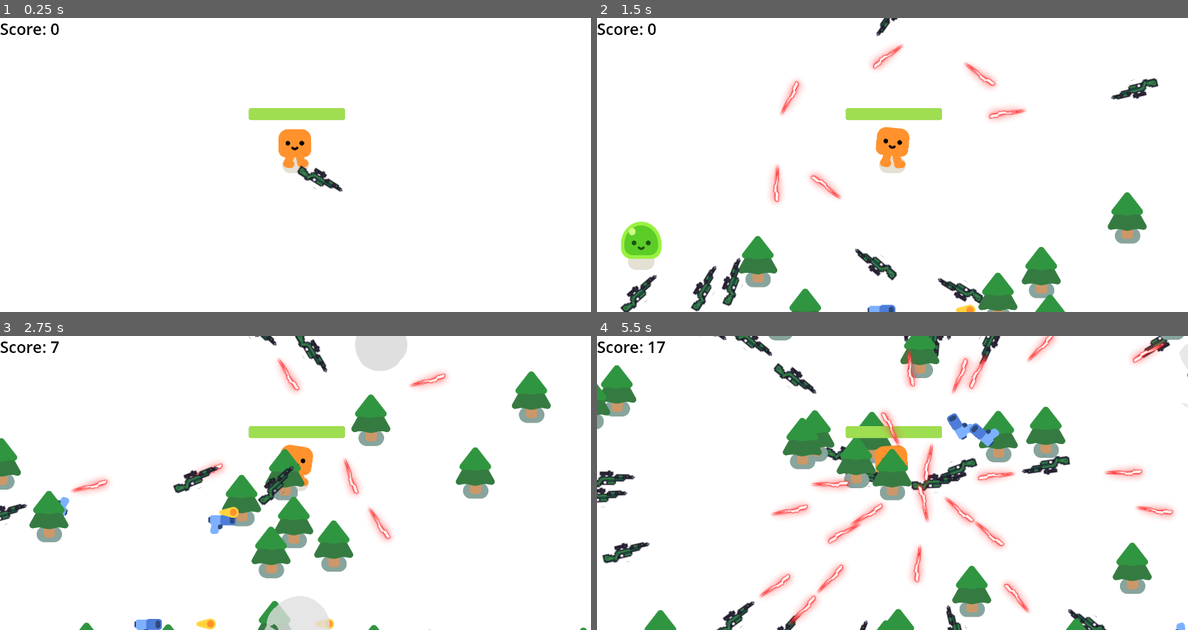
Above: before the commit, frames 1-4 (two rows, left to right).
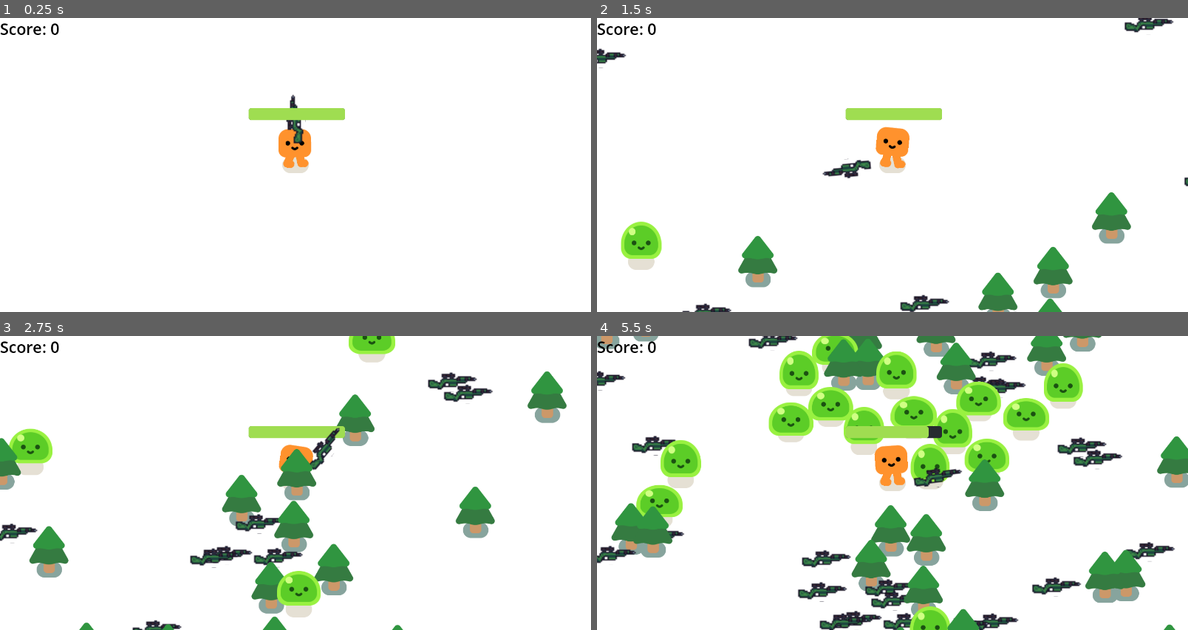
Above: after the commit, the same moments.

Repository: arad991/topdown_shooter_2d
Game: Godot game, scene res://survivors_game.tscn
The game is run twice, just before and just after one commit, with the same random seed, the same clock (stepped at 60 frames per second) and the same inputs.
Inputs (mouse positions are in pixels of both pictures, inside the frame that each line leads up to):
- Up to frame 1 (0.25 s): no input
- Up to frame 2 (1.5 s): move the mouse to (1022, 150) at 0.52 s; hold D (move_right) 0.53-1.28 s; move the mouse to (774, 179) at 1.27 s; hold S (move_down) from 1.28 s (still down)
- Up to frame 3 (2.75 s): move the mouse to (354, 418) at 2.02 s; release S (move_down) at 2.03 s; hold D (move_right) from 2.03 s (still down)
- Up to frame 4 (5.5 s): move the mouse to (862, 541) at 2.77 s; release D (move_right) at 2.78 s; hold W (move_up) 2.78-3.53 s; move the mouse to (1069, 527) at 3.52 s; hold A (move_left) 3.53-5.03 s; move the mouse to (715, 438) at 4.27 s; move the mouse to (922, 483) at 5.02 s; hold S (move_down) from 5.03 s (still down)

The runs differ from the first frame. In frame 1, 0.5% of the frame differs, in the area x 48-58%, y 26-60%; in frame 2, 6.3%; in frame 3, 16%; in frame 4, 37%, in the area x 0-100%, y 0-100%.

Commit message:
added option to pickup weapons that are on the floor - TO DO: FIX SHOOTING BUG

Diff:
--- a/laser_gun.gd
+++ b/laser_gun.gd
@@ -1,30 +1,20 @@
-extends Area2D
+extends Node2D
 
+@export var on_floor: bool = false
+@onready var player_detector: Area2D = $PlayerDetector
+
+func _ready() -> void:
+	if not on_floor:
+		player_detector.set_collision_mask_value(8,false) # player mask
+		var mouse_pos = get_global_mouse_position()
+		# Aim the gun at the mouse position
+		look_at(mouse_pos)
 
 func _physics_process(delta: float) -> void:
-	#var enemies_in_range = get_overlapping_bodies()
-	#if enemies_in_range.size() > 0:
-		#var target_enemy = enemies_in_range[0]
-		#look_at(target_enemy.global_position)
-		# Get the mouse position in world coordinates
-	var mouse_pos = get_global_mouse_position()
-
-	# Aim the gun at the mouse position
-	look_at(mouse_pos)
-	#var enemies_in_range = get_overlapping_bodies()
-	#if enemies_in_range.size() > 0:
-		#var closest_enemy_distance = INF
-		#var closest_enemy = null
-		#
-		#for enemy in enemies_in_range:
-			#var distance_to_enemy = enemy.global_position.distance_to(global_position)
-			#if distance_to_enemy < closest_enemy_distance:
-				#closest_enemy_distance = distance_to_enemy
-				#closest_enemy = enemy
-				#
-		#if closest_enemy:
-			#look_at(closest_enemy.global_position)
-
+	if not on_floor:
+		var mouse_pos = get_global_mouse_position()
+		# Aim the gun at the mouse position
+		look_at(mouse_pos)
 
 
 func shoot():
@@ -34,8 +24,21 @@
 	new_bullet.global_position = %LaserShootingPoint.global_position
 	new_bullet.global_rotation = %LaserShootingPoint.global_rotation
 
+
 func _on_timer_timeout() -> void:
+	print("I SHOOT!")
 	shoot()
+
 
 func is_weapon() -> bool:
 	return true
+
+
+func _on_player_detector_body_entered(body: Node2D) -> void:
+	if body != null:
+		player_detector.set_collision_mask_value(8,false) # player mask
+		if body.has_method("pickup_and_change_weapon"):
+			body.pickup_and_change_weapon(self)
+			position = Vector2.ZERO
+		else:
+			print("THIS IS NOT THE PLAYER BODY THAT HAS BEEN RECOGNIZED !!!!")
--- a/laser_gun.tscn
+++ b/laser_gun.tscn
@@ -1,10 +1,7 @@
-[gd_scene load_steps=6 format=3 uid="uid://dtg6c05bdvx2v"]
+[gd_scene load_steps=7 format=3 uid="uid://dtg6c05bdvx2v"]
 
 [ext_resource type="Script" path="res://laser_gun.gd" id="1_x2iob"]
 [ext_resource type="Texture2D" uid="uid://chiu11br7pb0b" path="res://laser_gun/laser_gun.png" id="2_n0ylh"]
-
-[sub_resource type="CircleShape2D" id="CircleShape2D_hrcce"]
-radius = 389.021
 
 [sub_resource type="AtlasTexture" id="AtlasTexture_02311"]
 atlas = ExtResource("2_n0ylh")
@@ -21,15 +18,20 @@
 "speed": 0.0
 }]
 
-[node name="LaserGun" type="Area2D"]
-position = Vector2(-35, -24)
-collision_layer = 8
-collision_mask = 2
-input_pickable = false
+[sub_resource type="CircleShape2D" id="CircleShape2D_hrcce"]
+radius = 389.021
+
+[sub_resource type="CapsuleShape2D" id="CapsuleShape2D_aj57c"]
+radius = 23.0
+height = 129.902
+
+[node name="LaserGun" type="Node2D"]
 script = ExtResource("1_x2iob")
 
-[node name="CollisionShape2D" type="CollisionShape2D" parent="."]
-shape = SubResource("CircleShape2D_hrcce")
+[node name="ShootTimer" type="Timer" parent="."]
+unique_name_in_owner = true
+wait_time = 0.3
+autostart = true
 
 [node name="WeaponPivot" type="Marker2D" parent="."]
 
@@ -42,8 +44,24 @@
 unique_name_in_owner = true
 position = Vector2(16.9857, -1.96154)
 
-[node name="Timer" type="Timer" parent="."]
-wait_time = 0.3
-autostart = true
+[node name="SpawnDetector" type="Area2D" parent="WeaponPivot/LaserGun"]
+position = Vector2(-43.9286, -7.84615)
+scale = Vector2(0.292857, 0.326923)
+collision_layer = 0
+collision_mask = 3
+input_pickable = false
 
-[connection signal="timeout" from="Timer" to="." method="_on_timer_timeout"]
+[node name="CollisionShape2D" type="CollisionShape2D" parent="WeaponPivot/LaserGun/SpawnDetector"]
+shape = SubResource("CircleShape2D_hrcce")
+
+[node name="PlayerDetector" type="Area2D" parent="."]
+collision_layer = 16
+collision_mask = 128
+
+[node name="CollisionShape2D" type="CollisionShape2D" parent="PlayerDetector"]
+position = Vector2(113, -2)
+rotation = -1.57175
+shape = SubResource("CapsuleShape2D_aj57c")
+
+[connection signal="timeout" from="ShootTimer" to="WeaponPivot/LaserGun/SpawnDetector" method="_on_timer_timeout"]
+[connection signal="body_entered" from="PlayerDetector" to="." method="_on_player_detector_body_entered"]
--- a/mob.gd
+++ b/mob.gd
@@ -4,12 +4,10 @@
 const SCORE_ON_KILLED = 1
 
 @onready var player: CharacterBody2D = get_node("/root/Game/Player")
-@onready var score_label: Label = %Score
 @onready var game_manager: Node2D = get_node("/root/Game")
 
 func _ready() -> void:
 	%Slime.play_walk()
-	var player = get_node("Player")
 
 func _physics_process(delta: float) -> void:
 	var direction = global_position.direction_to(player.global_position)
--- a/mob.tscn
+++ b/mob.tscn
@@ -8,7 +8,7 @@
 
 [node name="Mob" type="CharacterBody2D"]
 collision_layer = 2
-collision_mask = 3
+collision_mask = 131
 motion_mode = 1
 platform_floor_layers = 4294967040
 script = ExtResource("1_cmtev")
--- a/player.gd
+++ b/player.gd
@@ -3,12 +3,18 @@
 signal health_depleted
 var health = 100.0
 const PLAYER_SPEED = 600.0
+var current_weapon = null
 var weapon_slots = 3 # Changeable number of slots for weapons the player can hold altogether
 enum GunType {
 	LASER_GUN,
 	PISTOL,
 	NO_GUN
 }
+
+func _ready() -> void:
+	current_weapon = get_node("LaserGun")
+
+
 func _process(delta: float) -> void:
 	if velocity.length() > 0.0:
 		%HappyBoo.play_walk_animation()
@@ -20,7 +26,6 @@
 	var direction = Input.get_vector("move_left","move_right","move_up",'move_down')
 	velocity = direction * PLAYER_SPEED
 	move_and_slide()
-
 	const DAMAGE_RATE = 5.0
 	var overlapping_mobs = %HurtBox.get_overlapping_bodies()
 	if overlapping_mobs.size() > 0: # if there are mobs colloding with the player
@@ -30,21 +35,34 @@
 		health_depleted.emit()
 
 func get_current_gun_node() -> Area2D:
-	if get_node("LaserGun") != null:
-		return get_node("LaserGun")
-	elif get_node("Gun") != null:
-		return get_node("Gun")
-	else: #No gun is equipped (impossible for now)
-		return null
+	return current_weapon
+	#if get_node("LaserGun") != null:
+		#return get_node("LaserGun")
+	#elif get_node("Gun") != null:
+		#return get_node("Gun")
+	#else: #No gun is equipped (impossible for now)
+		#return null
 
 func pickup_and_change_weapon(weapon) -> void:
-	remove_child(get_current_gun_node())
-	add_child(weapon)
+	if weapon.has_method("is_weapon") and weapon.is_weapon() and weapon != current_weapon:
+		var childs = get_children()
+		remove_child(current_weapon)
+		# Removing the weapon from its main_game parent so it can be added as a child to the player's node
+		weapon.get_parent().remove_child(weapon)
+		add_child(weapon)
+		childs = get_children()
+		weapon.owner = self
+		childs = get_children()
+		#weapon_slots.call_deferred("add_child", weapon) #TODO: add weapon slots parent for multiple weapons
+		#weapon.set_deferred("owner", weapon_slots)
+		weapon.on_floor = false
+		if current_weapon:
+			current_weapon.queue_free()
+		current_weapon = weapon
 
-
-func _on_hurt_box_area_entered(area: Area2D) -> void:
-	var current_gun = get_current_gun_node()
-	if area.has_method("is_weapon") and area.is_weapon() and area != current_gun:
-		area.process_mode = Node.PROCESS_MODE_INHERIT
-		remove_child(current_gun)
-		add_child(area) # Equip the weapon
+#func _on_hurt_box_area_entered(area: Area2D) -> void:
+	#var current_gun = get_current_gun_node()
+	#if area.has_method("is_weapon") and area.is_weapon() and area != current_gun:
+		#area.process_mode = Node.PROCESS_MODE_INHERIT
+		#remove_child(current_gun)
+		#add_child(area) # Equip the weapon
--- a/player.tscn
+++ b/player.tscn
@@ -25,7 +25,8 @@
 corner_radius_bottom_left = 8
 
 [node name="Player" type="CharacterBody2D"]
-collision_mask = 9
+collision_layer = 128
+collision_mask = 17
 motion_mode = 1
 platform_floor_layers = 4294967040
 script = ExtResource("1_lr0y4")
@@ -44,7 +45,7 @@
 [node name="HurtBox" type="Area2D" parent="."]
 unique_name_in_owner = true
 collision_layer = 0
-collision_mask = 10
+collision_mask = 2
 
 [node name="CollisionShape2D" type="CollisionShape2D" parent="HurtBox"]
 position = Vector2(0, -27)
--- a/survivors_game.gd
+++ b/survivors_game.gd
@@ -1,4 +1,5 @@
 extends Node2D
+
 
 var player
 var score = 0
@@ -22,8 +23,8 @@
 	if randf_range(0, 10) < 5:
 		spawn_tree()
 		spawn_weapon()
-	if randf_range(0, 100) < 5:
-		spawn_weapon()
+	#if randf_range(0, 100) < 5: #TODO : enable this when running the game NOT to debug
+		#spawn_weapon()
 	# Check and remove distant trees
 	for child in get_children():
 		if (child.has_method("is_tree") and child.is_tree() or (child.has_method("is_weapon") and child.is_weapon())): # Making sure the child node is a pine_tree node
@@ -70,7 +71,8 @@
 
 func spawn_weapon():
 	var weapons_array = [preload("res://gun.tscn"), preload("res://laser_gun.tscn")]
-	var selected_weapon_index = randi() % (weapons_array.size())
+	#var selected_weapon_index = randi() % (weapons_array.size())
+	var selected_weapon_index = 1
 	# TODO: Add slot adaptility, for future multipule weapon holdings
 	# For now, we assume the player always can equip the picked up weapon (slot wise)
 	var player_pos = player.global_position
@@ -87,10 +89,11 @@
 		(spawn_y > player_pos.y - viewport_size.y ) and (spawn_y < player_pos.y + viewport_size.y ):
 			continue
 		var new_weapon = weapons_array[selected_weapon_index].instantiate()
+		new_weapon.on_floor = true
 		new_weapon.global_position = Vector2(spawn_x, spawn_y)
 
 		# Check for collisions with existing objects
-		var overlapping_bodies = new_weapon.get_overlapping_bodies()
+		var overlapping_bodies = new_weapon.get_node("WeaponPivot").get_child(0).get_child(1).get_overlapping_bodies()
 
 		# Check if any overlapping body is of type Area2D
 		var collision_detected = false
